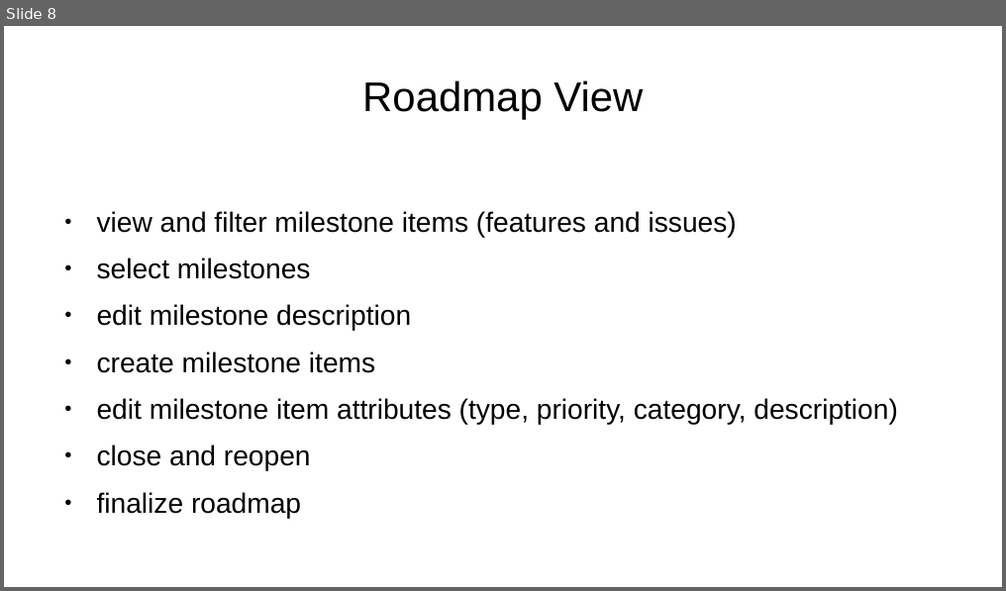
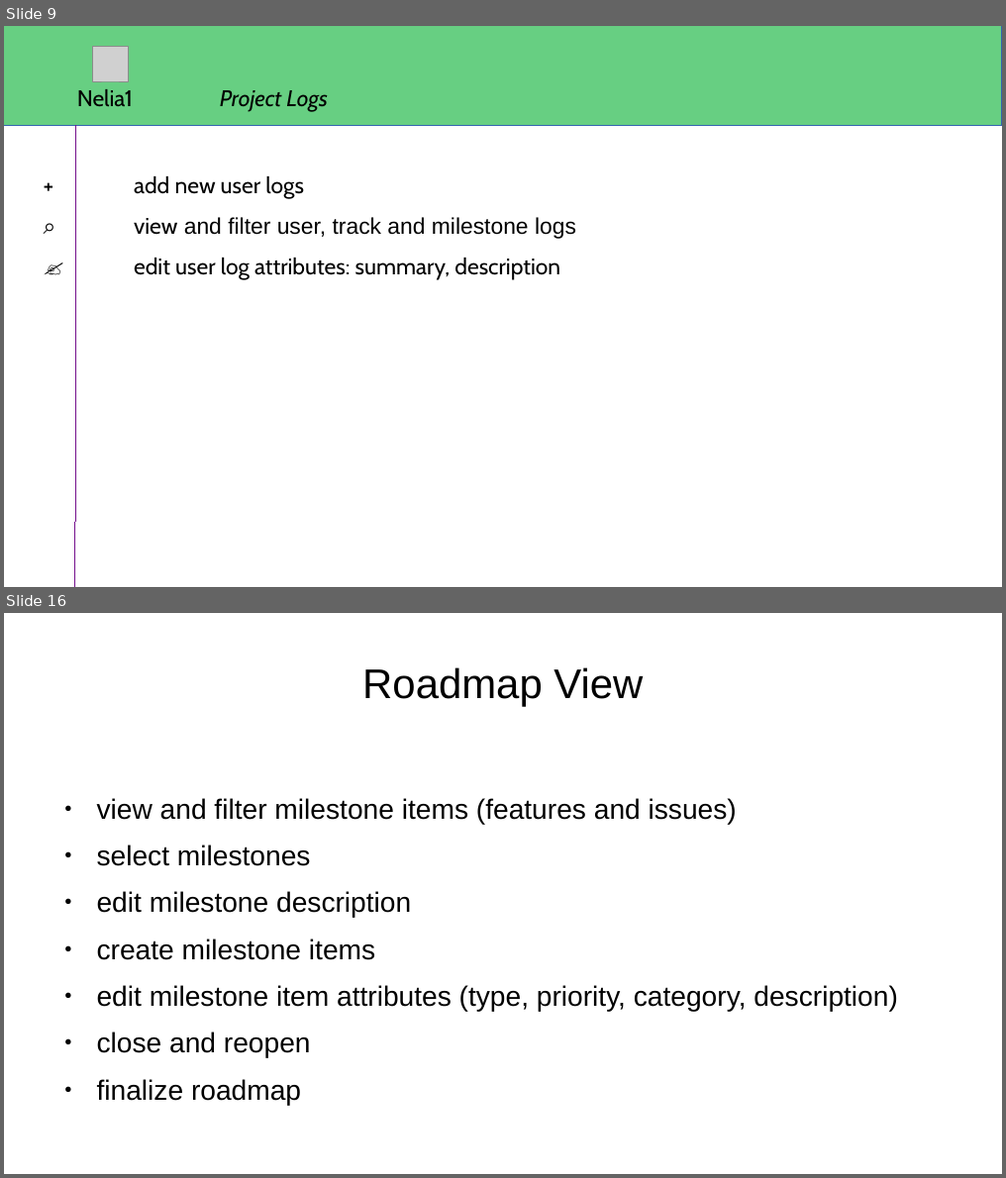
Before and after one commit to skriticos/nelia1, a slide deck: video/nelia1-presentation.odp. Shown one above the other, each under a label of ours: slide 8 before the commit, slides 9 and 16 after it; the slides between them are not shown. The pictures are 1006x591 and 1006x1178 pixels, drawn with LibreOffice and Linux fonts; fonts in the diff are those of the drawing; grey boxes stand for pictures. Boxes give left, top, right and bottom in pixels: in the first picture for what was removed or moved away, otherwise in the second. Text is boxed around its words. In the diff, an @@ line names an element or a change of style, - is before the commit and + after.

```diff
--- a/video/nelia1-presentation.odp
+++ b/video/nelia1-presentation.odp
@@ slide 9 added at <box>4,26,1002,587</box>, background #FFFFFF @@
@@ rectangle added at <box>4,26,1002,126</box>, fill #67CF82, outline #3465AF 0 pt @@
@@ picture added at <box>93,46,128,81</box> @@
@@ text added at <box>77,89,133,107</box>, 18 pt, text #000000 @@
+Nelia1
@@ text added at <box>220,90,327,112</box>, 18 pt, text #000000, italic @@
+Project Logs
@@ line added from (75, 587) to (75, 126), #74108C 0 pt @@
@@ text added at <box>134,176,576,280</box>, 18 pt, text #000000 @@
++ add new user logs
+⌕ view and filter user, track and milestone logs
+✍ edit user log attributes: summary, description
@@ what was slide 8 is now slide 16 @@
```
Also in this commit, not shown: 3 slides changed, 12 other slides added, 5 slides removed.
